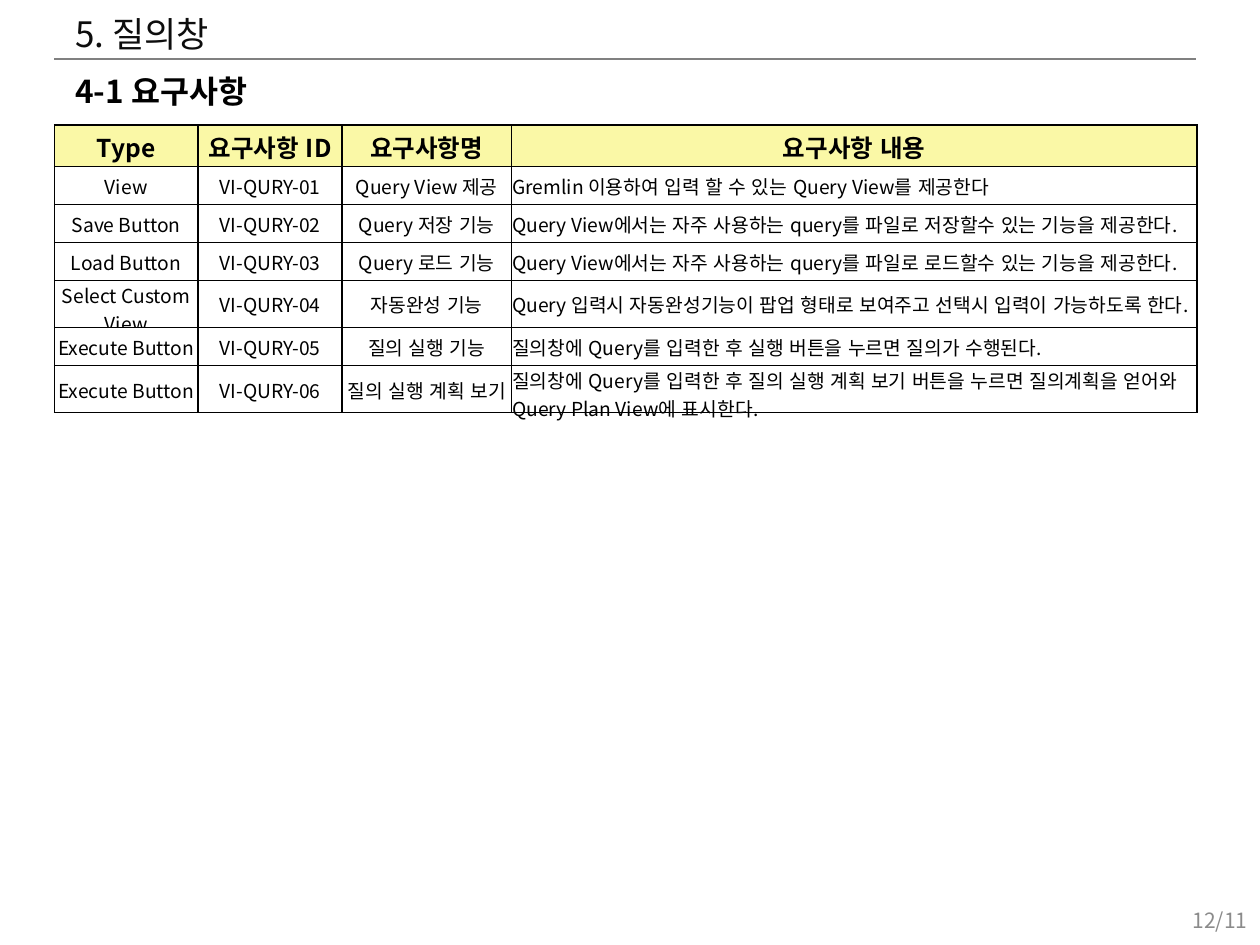
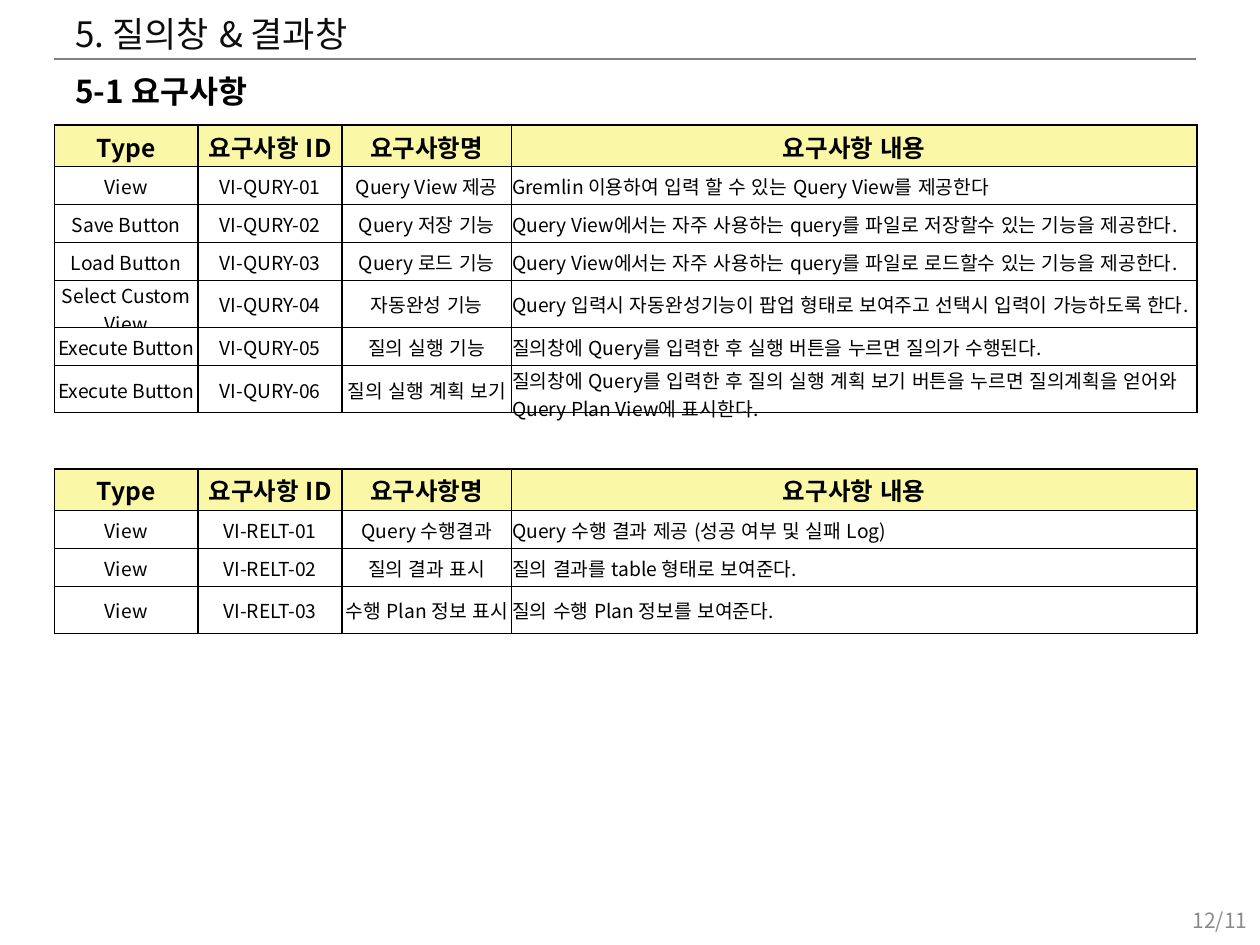
Before and after one commit to hwany7seo/gdbms_document, a slide deck: slide 12 of mockup/시각화도구_UI_UX_기획서.pptx. Drawn at 1260x945 pixels with LibreOffice and Linux fonts; fonts in the diff are those of the drawing. Boxes give left, top, right and bottom in pixels: in the first picture for what was removed or moved away, otherwise in the second. Text is boxed around its words. In the diff, an @@ line names an element or a change of style, - is before the commit and + after.

```diff
--- a/mockup/시각화도구_UI_UX_기획서.pptx
+++ b/mockup/시각화도구_UI_UX_기획서.pptx
@@ title at (75,18,348,50): text changed @@
-5. 질의창
+5. 질의창 & 결과창
@@ text at (75,76,247,106): text changed @@
-4-1 요구사항
+5-1 요구사항
@@ table added at (54,469,1197,634), 4 rows, 4 columns @@
+Type | 요구사항 ID | 요구사항명 | 요구사항 내용
+View | VI-RELT-01 | Query 수행결과 | Query 수행 결과 제공 (성공 여부 및 실패 Log)
+View | VI-RELT-02 | 질의 결과 표시 | 질의 결과를 table 형태로 보여준다.
+View | VI-RELT-03 | 수행 Plan 정보 표시 | 질의 수행 Plan 정보를 보여준다.
```
Also in this commit, not shown: 10 other slides changed, 3 slides added, 2 slides removed, 8 other files.
